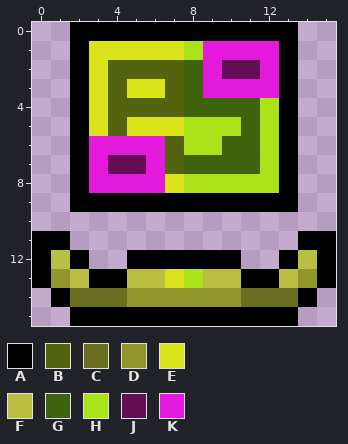
Edited in one commit: pixel-art sprite (precursorracekrakoth_fupatch/codex/atprk_krakoth/atprk_fukrakothcodexduoicon.png). Above is the file before it was changed.
The file is 16x16 pixels.
Palette (. is transparent): A #000000  B #54630d  C #696e21  D #90962a  E #dbe31a  F #b9bf43  G #3e630d  H #aae31a  J #630d54  K #e31adc
Pixels before, first column x 0:
 0 ..AAAAAAAAAAAA..
 1 ..AEEEEEHKKKKA..
 2 ..AEBBBBGKJJKA..
 3 ..AEBEEBGKKKKA..
 4 ..AEBBBBGGGGHA..
 5 ..AEBEEEHHHGHA..
 6 ..AKKKKBHHGGHA..
 7 ..AKJJKBGGGGHA..
 8 ..AKKKKEHHHHHA..
 9 ..AAAAAAAAAAAA..
10 ................
11 AA............AA
12 AFA..AAAAAA..AFA
13 ADFAAFFEHFFAAFDA
14 .ACCCDDDDDDCCCA.
15 ..AAAAAAAAAAAA..
Now the later version:
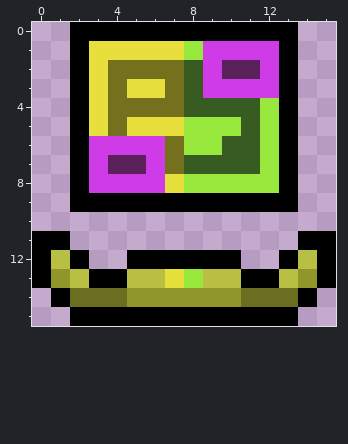
Edits made:
Colour B changes from #54630d to #74701e.
Colour E changes from #dbe31a to #e7e03c.
Colour G changes from #3e630d to #375b21.
Colour H changes from #aae31a to #98e73c.
Colour J changes from #630d54 to #5b215b.
Colour K changes from #e31adc to #cf3ce7.
Where, in picture pixels (left, top, right, bottom), the same in both pictures:
changed: (89, 41, 279, 193)
changed: (165, 269, 203, 288)
